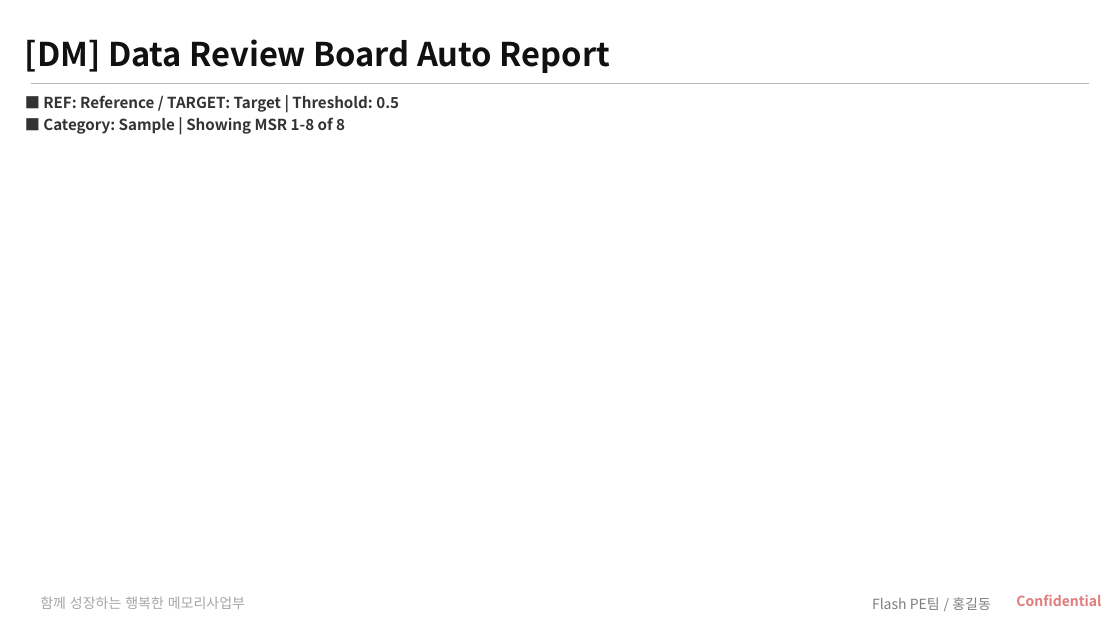
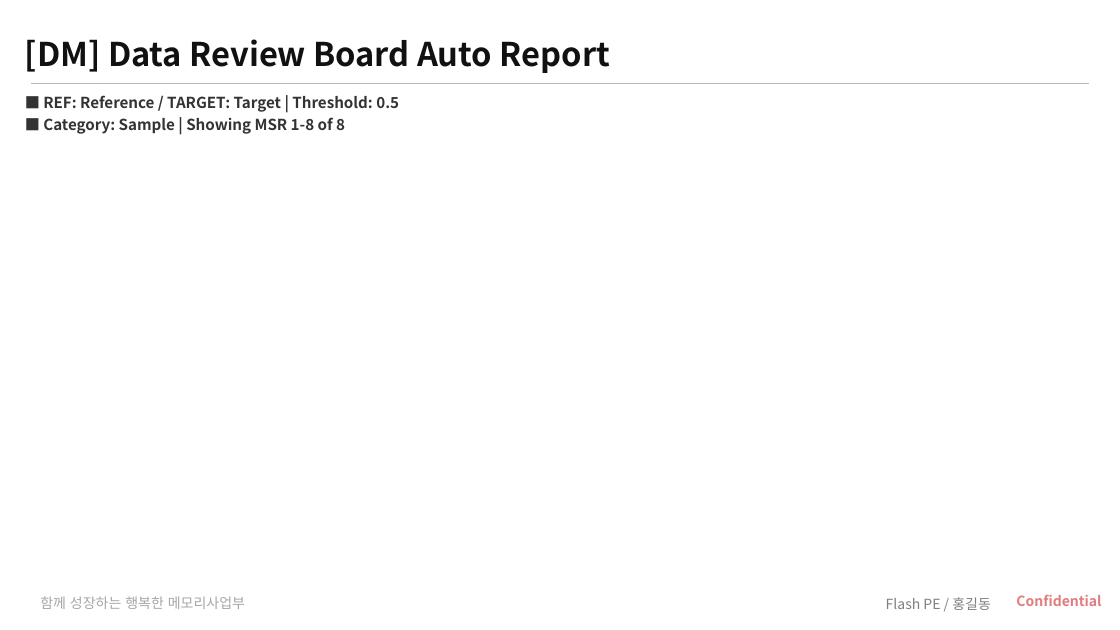
Before and after one commit to parktj4264/DRB-Code, a slide deck: slide 1 of data/template_16_9.pptx. Drawn at 1120x630 pixels with LibreOffice and Linux fonts; fonts in the diff are those of the drawing; background and template pictures are left out. Boxes give left, top, right and bottom in pixels: in the first picture for what was removed or moved away, otherwise in the second. Text is boxed around its words. In the diff, an @@ line names an element or a change of style, - is before the commit and + after.

```diff
--- a/data/template_16_9.pptx
+++ b/data/template_16_9.pptx
@@ text at (x1=886, y1=597, x2=991, y2=610): text changed @@
-Flash PE팀 / 홍길동
+Flash PE / 홍길동
```
Also in this commit, not shown: 11 other files.
